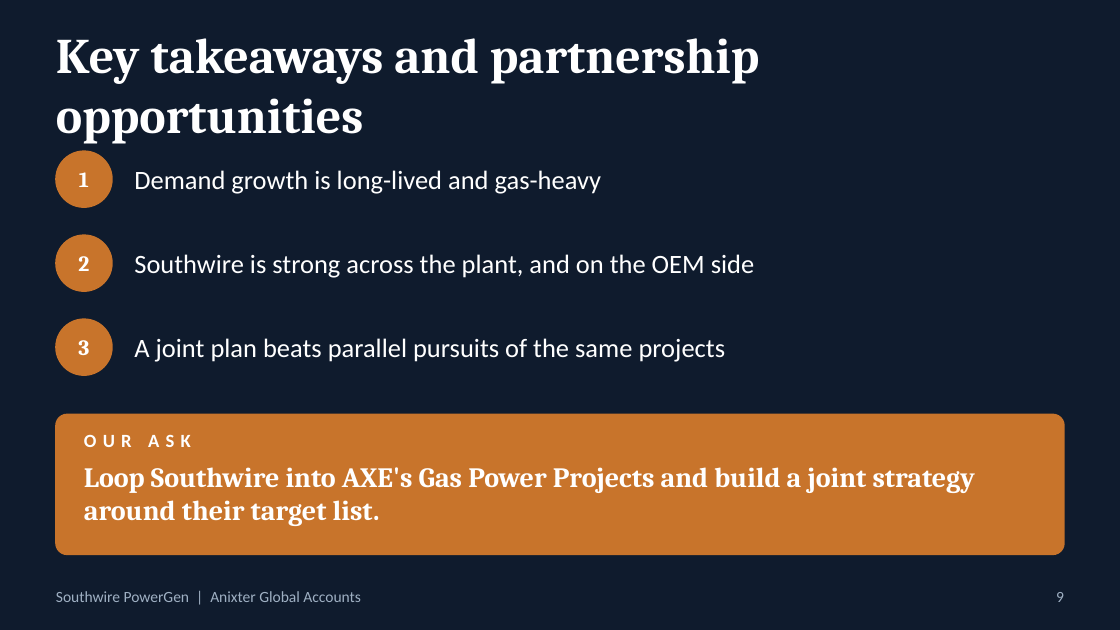
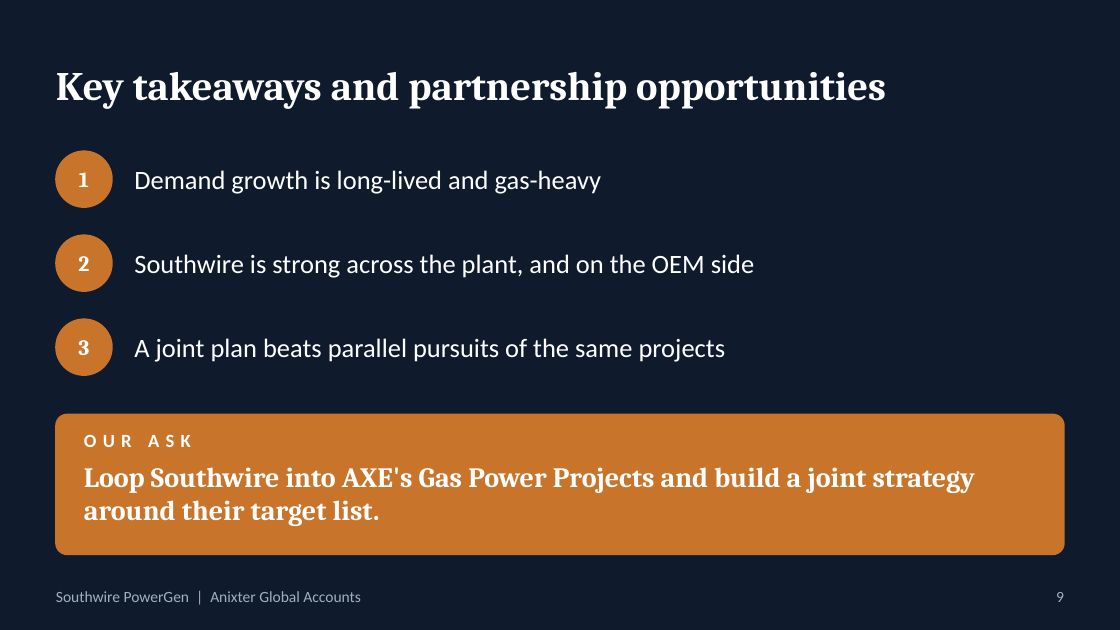
Before and after one commit to shardt87/ln, a slide deck: slide 9 of presentations/Anixter_PowerGen_Presentation_DRAFT.pptx. Drawn at 1120x630 pixels with LibreOffice and Linux fonts; fonts in the diff are those of the drawing. Boxes give left, top, right and bottom in pixels: in the first picture for what was removed or moved away, otherwise in the second. Text is boxed around its words. In the diff, an @@ line names an element or a change of style, - is before the commit and + after.

```diff
--- a/presentations/Anixter_PowerGen_Presentation_DRAFT.pptx
+++ b/presentations/Anixter_PowerGen_Presentation_DRAFT.pptx
@@ text "Key takeaways and partnership opportunities" at (56, 72, 886, 109): size 32 to 26 pt @@
```
Also in this commit, not shown: 7 other slides changed.
